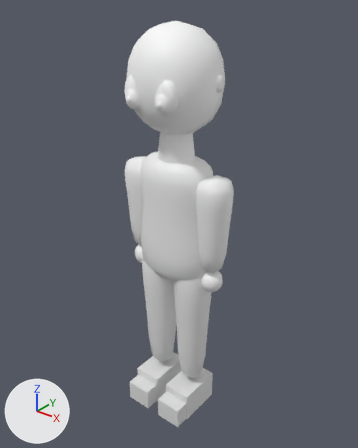
What one commit did to the glTF model assets/models/person_female.glb.
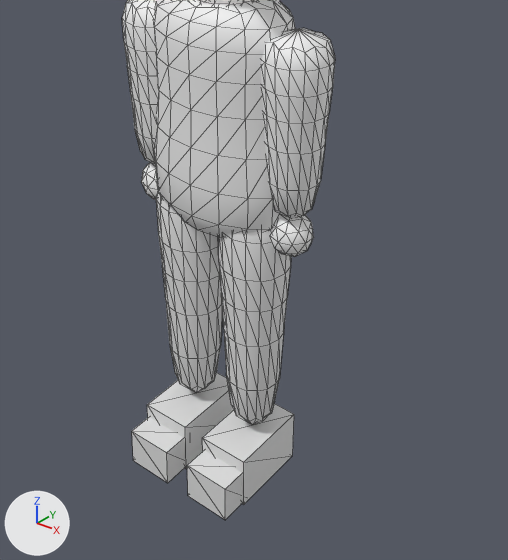
There are two pictures of each version: one whole from a 50 mm lens placed at (1.167, -1.442, 1.81), pointed at (-0.006, 0.024, 0.902), one close up on the part from 17% to 90% of the width and 36% to 100% of the height. Every picture has the same lights, and +X, +Y and +Z are marked at lower left. The last two pictures show the newer version. The close-ups show mesh edges as thin lines. Vertices at exactly the same position are counted once.

Objects in the first close-up: 'clothes', 'skin'.
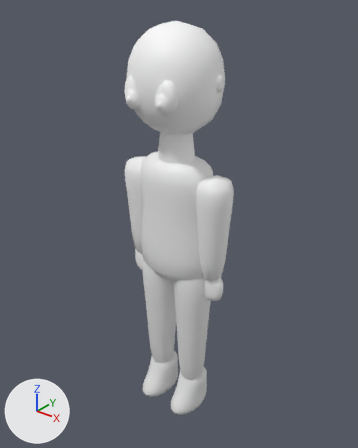
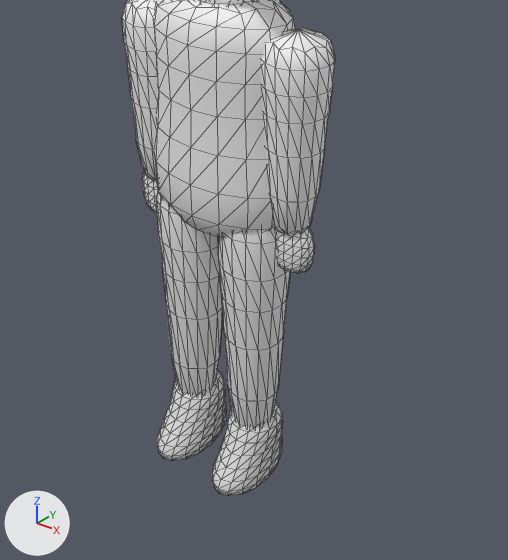
The newer file is also turned or shifted as a whole; pictures and numbers use the older file's frame.

The change in detail:
me_clothes is used by ob_clothes; location (0.0, 0.0, 0.0).
me_clothes had 634 vertices, 1232 faces and spanned x -0.259..0.259, y -0.178..0.11, z 0.0..1.209.
me_clothes now has 894 vertices, 1760 faces and spans x -0.259..0.259, y -0.132..0.11, z -0.005..1.209.
me_clothes part 1: the loose piece of 8 vertices spanning x -0.152..-0.027, y -0.115..0.085, z 0.0..0.135 is rebuilt with 146 vertices and now spans x -0.156..-0.023, y -0.132..0.094, z -0.005..0.182.
me_clothes part 2: the loose piece of 8 vertices spanning x 0.027..0.152, y -0.115..0.085, z 0.0..0.135 is rebuilt with 146 vertices and now spans x 0.023..0.156, y -0.132..0.094, z -0.005..0.182.
Part 3, on me_clothes:
16 vertices in x -0.252..-0.116, y -0.065..0.065, z 0.999 move by (0.0, 0.0, -0.001).
4 vertices in x -0.247..-0.121, y -0.061..0.061, z 0.93 move by (0.0, 0.0, -0.009).
4 vertices in x -0.139..-0.125, y -0.043..0.043, z 0.93 move by (-0.001, 0.0, -0.009).
4 vertices in x -0.243..-0.229, y -0.043..0.043, z 0.93 move by (0.001, 0.0, -0.009).
3 vertices in x -0.131..-0.126, y -0.021..0.021, z 0.844..0.845 move by (-0.002, 0.0, -0.027).
3 vertices in x -0.242..-0.237, y -0.021..0.021, z 0.844..0.845 move by (0.002, 0.0, -0.027).
31 vertices move from x -0.231..-0.137, y -0.057..0.057, z 0.745..0.93 to x -0.229..-0.139, y -0.056..0.056, z 0.693..0.921.
Part 4, on me_clothes:
16 vertices are removed from x -0.147..0.147, y -0.178..-0.093, z 0.001..0.099.
24 faces are deleted.
28 vertices in x -0.165..0.165, y -0.074..0.074, z 0.517 move by (0.0, 0.0, -0.001).
6 vertices in x -0.025..0.16, y -0.026..0.026, z 0.419 move by (-0.001, 0.0, -0.011).
6 vertices in x -0.116..0.116, y 0.064..0.069, z 0.419 move by (0.0, -0.001, -0.011).
6 vertices in x -0.16..0.025, y -0.026..0.026, z 0.419 move by (0.001, 0.0, -0.011).
6 vertices in x -0.116..0.116, y -0.069..-0.064, z 0.419 move by (0.0, 0.001, -0.011).
78 vertices move from x -0.154..0.154, y -0.068..0.068, z 0.128..0.517 to x -0.151..0.151, y -0.068..0.068, z 0.064..0.516.
Part 5, on me_clothes:
16 vertices in x 0.116..0.252, y -0.065..0.065, z 0.999 move by (0.0, 0.0, -0.001).
4 vertices in x 0.121..0.247, y -0.061..0.061, z 0.93 move by (0.0, 0.0, -0.009).
4 vertices in x 0.229..0.243, y -0.043..0.043, z 0.93 move by (-0.001, 0.0, -0.009).
4 vertices in x 0.125..0.139, y -0.043..0.043, z 0.93 move by (0.001, 0.0, -0.009).
3 vertices in x 0.237..0.242, y -0.021..0.021, z 0.844..0.845 move by (-0.002, 0.0, -0.027).
3 vertices in x 0.126..0.131, y -0.021..0.021, z 0.844..0.845 move by (0.002, 0.0, -0.027).
31 vertices move from x 0.137..0.231, y -0.057..0.057, z 0.745..0.93 to x 0.139..0.229, y -0.056..0.056, z 0.693..0.921.
me_skin is used by ob_skin; location (0.0, 0.0, 0.0).
me_skin had 388 vertices, 752 faces and spanned x -0.231..0.231, y -0.171..0.171, z 0.659..1.694.
me_skin now has 556 vertices, 1080 faces and spans x -0.241..0.241, y -0.171..0.171, z 0.62..1.694.
me_skin part 6: the loose piece of 42 vertices spanning x -0.231..-0.137, y -0.047..0.047, z 0.659..0.763 is rebuilt with 114 vertices and now spans x -0.241..-0.127, y -0.027..0.027, z 0.62..0.745.
me_skin part 7: the loose piece of 42 vertices spanning x 0.137..0.231, y -0.047..0.047, z 0.659..0.763 is rebuilt with 114 vertices and now spans x 0.127..0.241, y -0.027..0.027, z 0.62..0.745.
Other edits to the shape of me_skin do not show in these pictures.

Boxes [x1, y1, x2, y2] around the edits, measured in the close-ups (508 x 560 px; the box of a moved part takes in the faces that stretch with it):
'clothes', reshaped
    before: [122, 0, 335, 520]
    after: [122, 0, 335, 496]
'skin', reshaped
    before: [142, 0, 314, 257]
    after: [142, 0, 315, 273]
part 1 of me_clothes, rebuilt (20% narrower, 7% shorter)
    before: [147, 372, 234, 469]
    after: [157, 370, 226, 460]
part 2 of me_clothes, rebuilt (23% narrower)
    before: [202, 404, 294, 505]
    after: [212, 401, 283, 496]
part 3 of me_clothes, moved or reshaped
    before: [124, 42, 158, 164]
    after: [124, 42, 158, 181]
part 4 of me_clothes, moved or reshaped
    before: [132, 237, 291, 520]
    after: [159, 237, 290, 429]
part 5 of me_clothes, moved or reshaped
    before: [261, 86, 333, 218]
    after: [261, 86, 333, 236]
part 6 of me_skin, rebuilt
    before: [142, 162, 158, 200]
    after: [142, 172, 158, 213]
part 7 of me_skin, rebuilt
    before: [271, 215, 314, 257]
    after: [277, 228, 315, 273]
